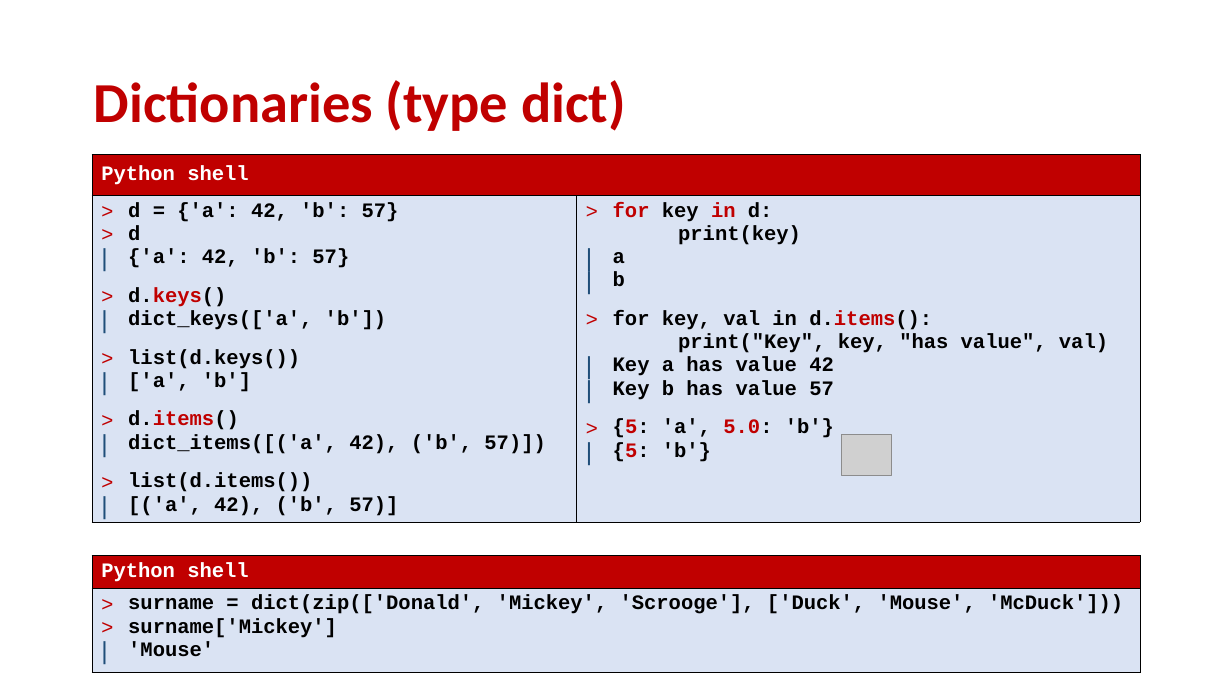
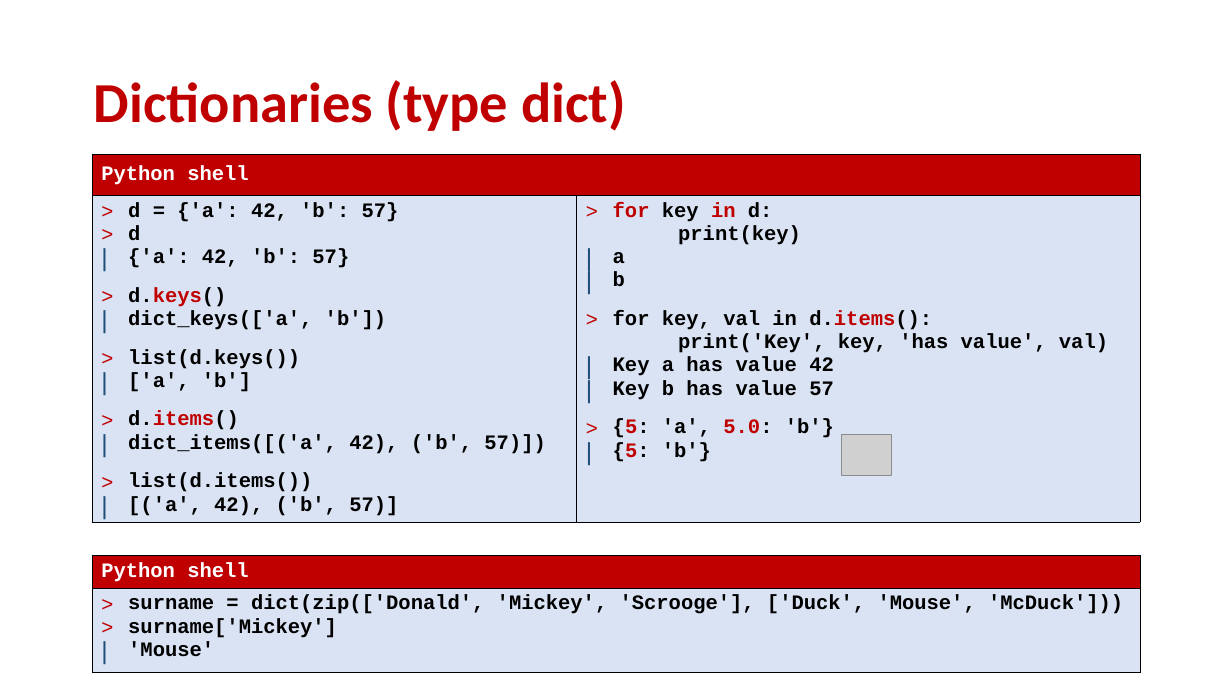
Before and after one commit to gsbrodal/gsbrodal.github.io, a slide deck: slide 3 of ipsa/slides/dictionaries.pptx. Drawn at 1232x693 pixels with LibreOffice and Linux fonts; fonts in the diff are those of the drawing; grey boxes stand for pictures. Boxes give left, top, right and bottom in pixels: in the first picture for what was removed or moved away, otherwise in the second. Text is boxed around its words. In the diff, an @@ line names an element or a change of style, - is before the commit and + after.

```diff
--- a/ipsa/slides/dictionaries.pptx
+++ b/ipsa/slides/dictionaries.pptx
@@ table at <box>92,154,1141,537</box> @@
@@ row 2, column 2: "for key in d: / print(key) / a / b / for key, val in d.items(): / print("Key", key, "has value", val) / Key a has value 42 / Key b has value 57 / {5: 'a', 5.0: 'b'} / {5: 'b'}" to "for key in d: / print(key) / a / b / for key, val in d.items(): / print('Key', key, 'has value', val) / Key a has value 42 / Key b has value 57 / {5: 'a', 5.0: 'b'} / {5: 'b'}" @@
```
Also in this commit, not shown: 7 other slides changed, 6 other files.
